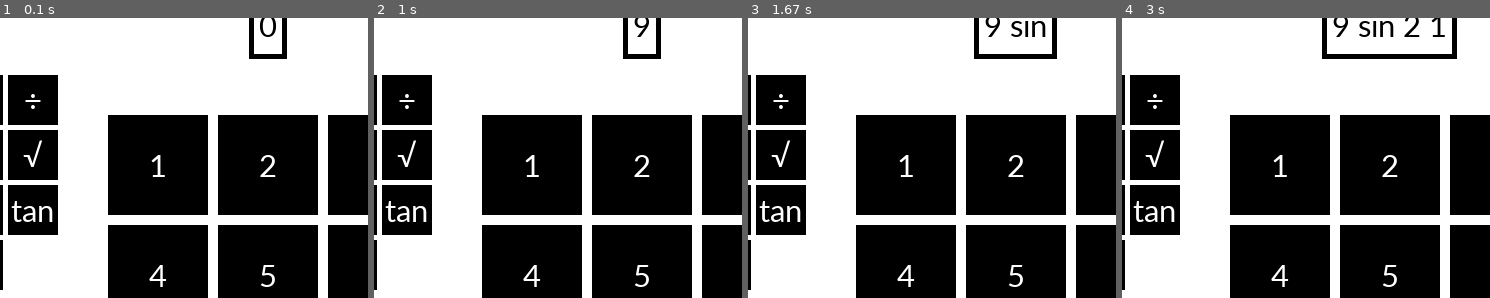
Above: before the commit, frames 1-4 (left to right).
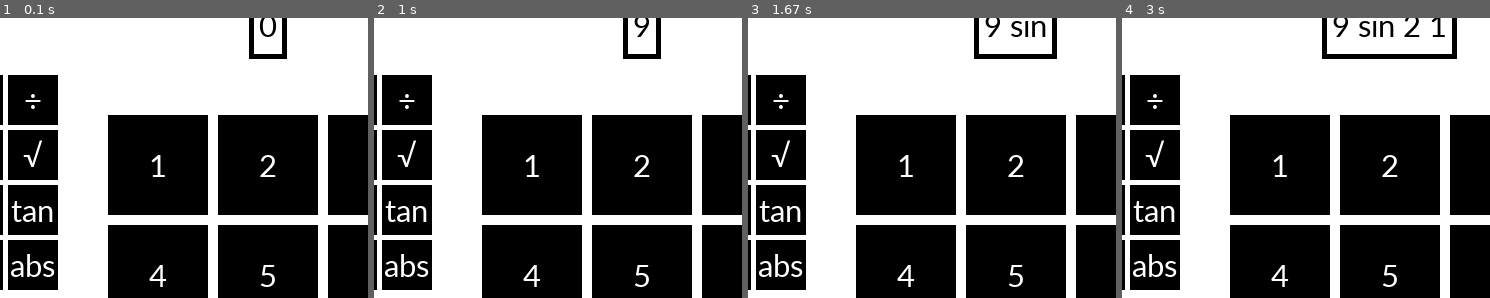
Above: after the commit, the same moments.

Repository: RoyalWeden/hax-coding-olympics
Game: pygame game, started from sunday/main.py
Same seed, same stepped clock (60 frames per second), same inputs: the game is played once before the commit and once after it.
Inputs (mouse positions are % of the whole screen's width and height, from its top left):
- Up to frame 1 (0.1 s): no input
- Up to frame 2 (1 s): click (98, 48) at 0.38 s; click (70, 75) at 0.72 s
- Up to frame 3 (1.67 s): click "sin" at 1.05 s; click (61, 15) at 1.38 s
- Up to frame 4 (3 s): click (54, 33) at 1.72 s; click (41, 29) at 2.05 s; click (outside the picture) at 2.38 s
The pictures show only the part of the screen within x 22-72%, y 5-55%; the shares and areas given below are measured in that part.

The runs differ from the first frame. In frame 1, 2.2% of the frame differs, in the area x 2-16%, y 79-98%; in frame 2, 2.2%; in frame 3, 2.2%; in frame 4, 2.2%.

Commit message:
Added absolute value

Diff:
--- a/sunday/main.py
+++ b/sunday/main.py
@@ -292,6 +292,16 @@
     smallfont,
     color_white,
     lambda: calculator.enter('!')
+)
+btn_abs = Button(
+    screen,
+    (res[0]/2-235, res[1]/2-10),
+    color_black,
+    (50, 50),
+    'abs',
+    smallfont,
+    color_white,
+    lambda: calculator.enter('abs')
 )
 
 
@@ -342,6 +352,7 @@
     btn_ln,
     btn_log,
     btn_factorial,
+    btn_abs,
     btn_equal,
     text_answer
 ]
--- a/sunday/src/calculator.py
+++ b/sunday/src/calculator.py
@@ -17,7 +17,8 @@
         'tan',
         'ln',
         'log',
-        '!'
+        '!',
+        'abs'
     ]
 
     def __init__(self):
@@ -129,6 +130,8 @@
                 return num1*np.log(num2)/np.log(10)
             if operation=='!':
                 return factorial(num1)*num2
+            if operation=='abs':
+                return num1*np.abs(num2)
 
         except ZeroDivisionError:
             print('Error: Divide by zero')
